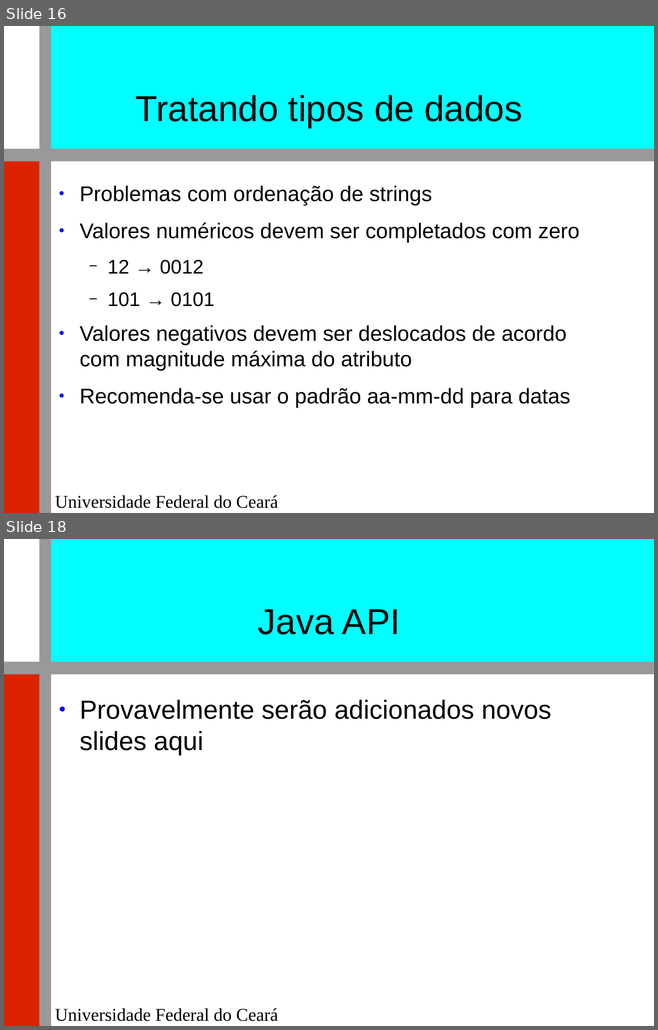
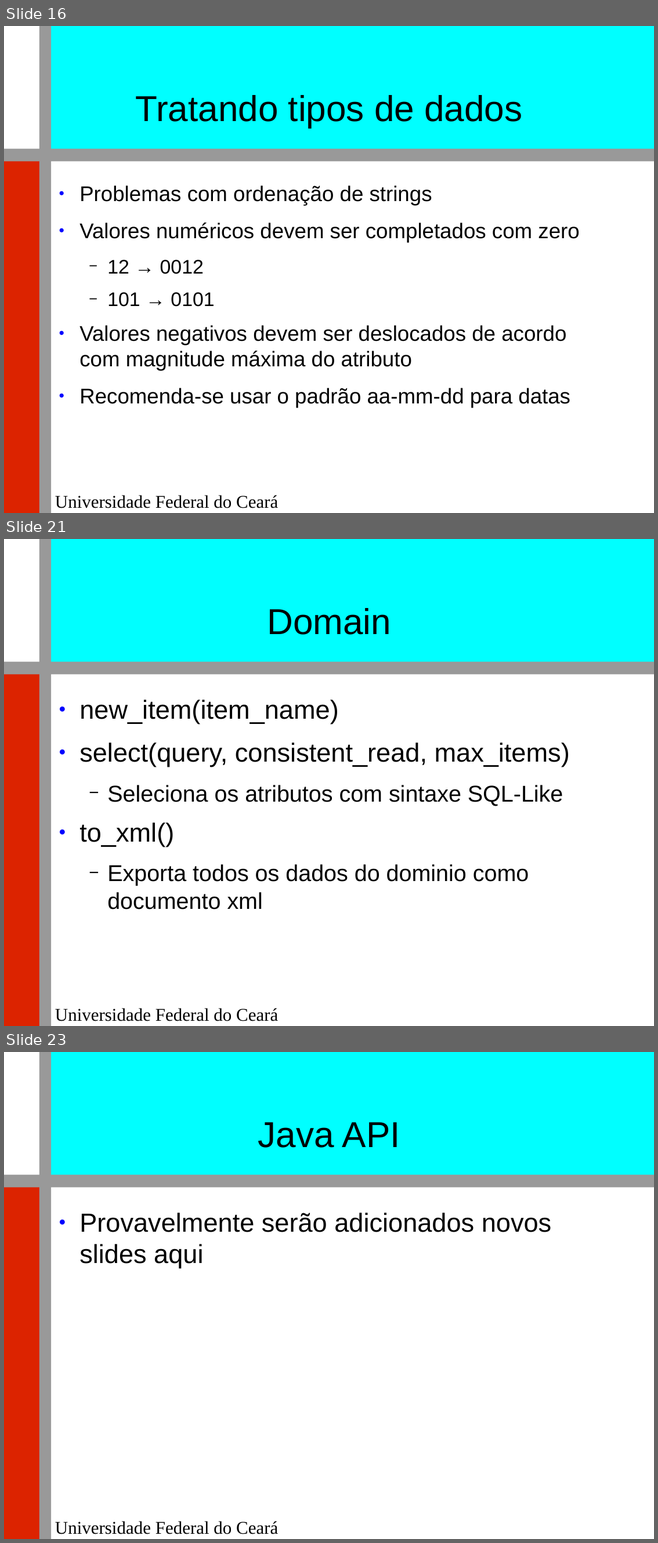
Before and after one commit to renatocjn/NoSQL_TF, a slide deck: Apresentação.odp. Shown one above the other, each under a label of ours: slides 16 and 18 before the commit, slides 16, 21 and 23 after it; the slides between them are not shown. The pictures are 658x1030 and 658x1543 pixels, drawn with LibreOffice and Linux fonts; fonts in the diff are those of the drawing; background and template pictures are left out. Boxes give left, top, right and bottom in pixels: in the first picture for what was removed or moved away, otherwise in the second. Text is boxed around its words. In the diff, an @@ line names an element or a change of style, - is before the commit and + after.

```diff
--- a/Apresentação.odp
+++ b/Apresentação.odp
@@ slide 21 added at <box>4,539,654,1026</box>, background #FFFFFF; not listed: 5 template elements that a slide beside it also shows @@
@@ title added at <box>267,608,391,635</box>, 44 pt, text #000000 @@
+Domain
@@ text added at <box>79,700,570,910</box>, 28 pt, text #000000 @@
+● new_item(item_name)
+● select(query, consistent_read, max_items)
+  − Seleciona os atributos com sintaxe SQL-Like
+● to_xml()
+  − Exporta todos os dados do dominio como documento xml
@@ what was slide 18 is now slide 23 @@
```
Also in this commit, not shown: 5 other slides added, 1 slide removed.
